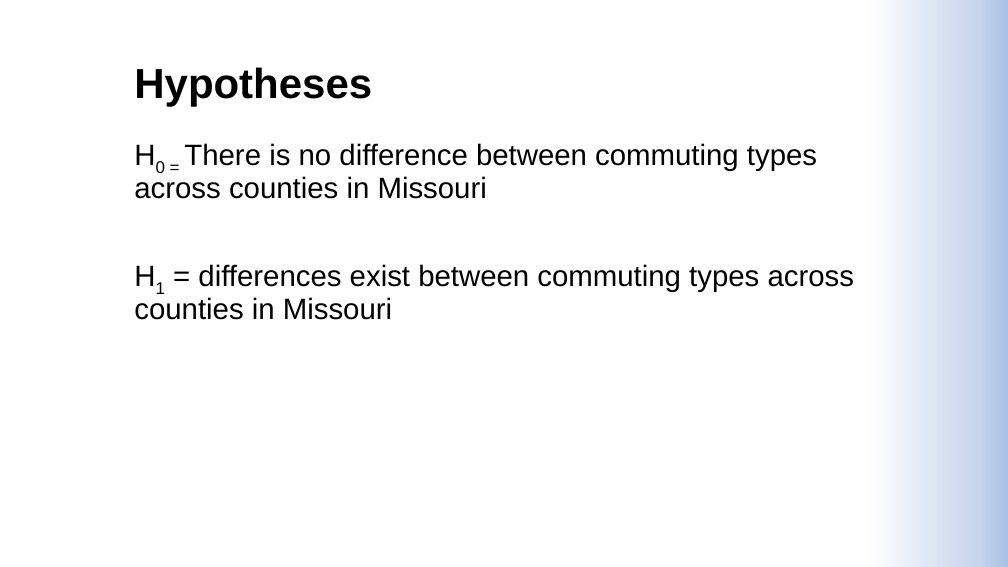
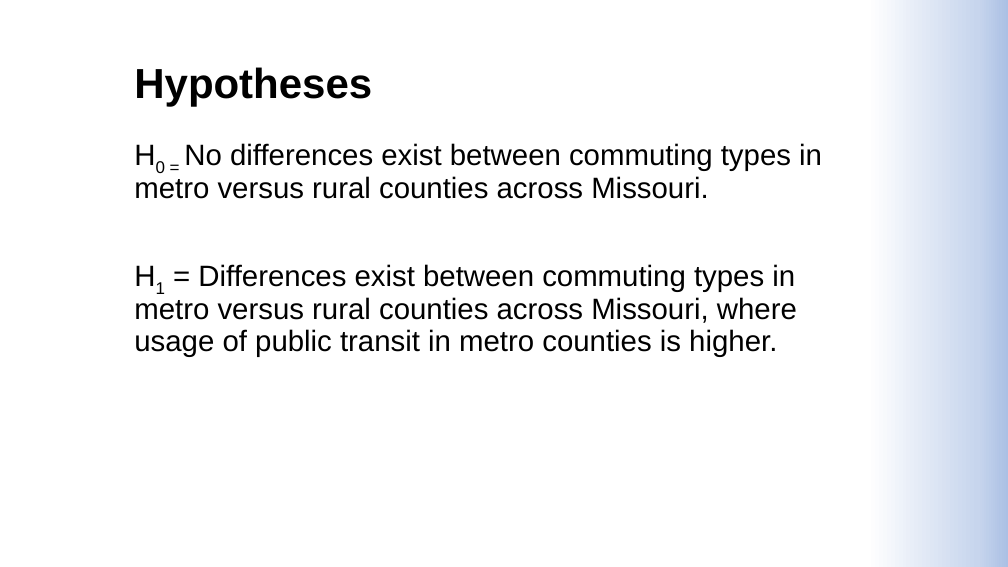
Before and after one commit to Ampwy5/Project1Git-, a slide deck: slide 3 of Missouri Commuter Analysis.pptx. Drawn at 1008x567 pixels with LibreOffice and Linux fonts; fonts in the diff are those of the drawing; background and template pictures are left out. Boxes give left, top, right and bottom in pixels: in the first picture for what was removed or moved away, otherwise in the second. Text is boxed around its words. In the diff, an @@ line names an element or a change of style, - is before the commit and + after.

```diff
--- a/Missouri Commuter Analysis.pptx
+++ b/Missouri Commuter Analysis.pptx
@@ text at (134,143,822,356): text changed @@
-H0 = There is no difference between commuting types across counties in Missouri
-H1 = differences exist between commuting types across counties in Missouri
+H0 = No differences exist between commuting types in metro versus rural counties across Missouri.
+H1 = Differences exist between commuting types in metro versus rural counties across Missouri, where usage of public transit in metro counties is higher.
```
Also in this commit, not shown: 1 other slide changed, 7 slides added, 6 slides removed, 6 other files.
